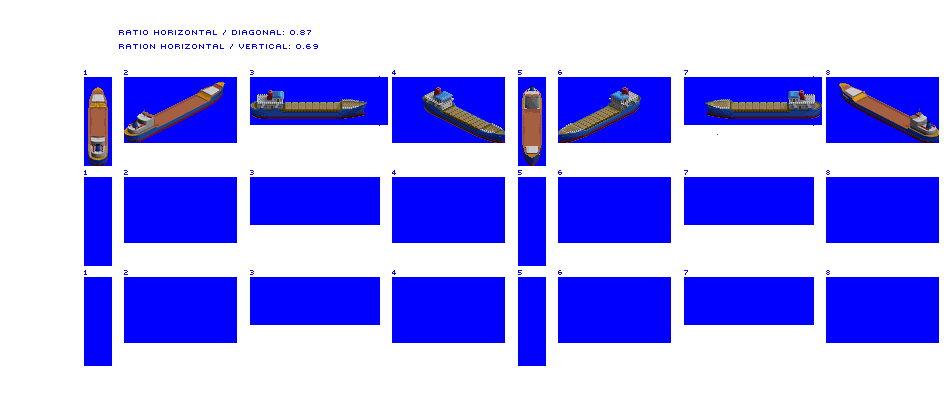
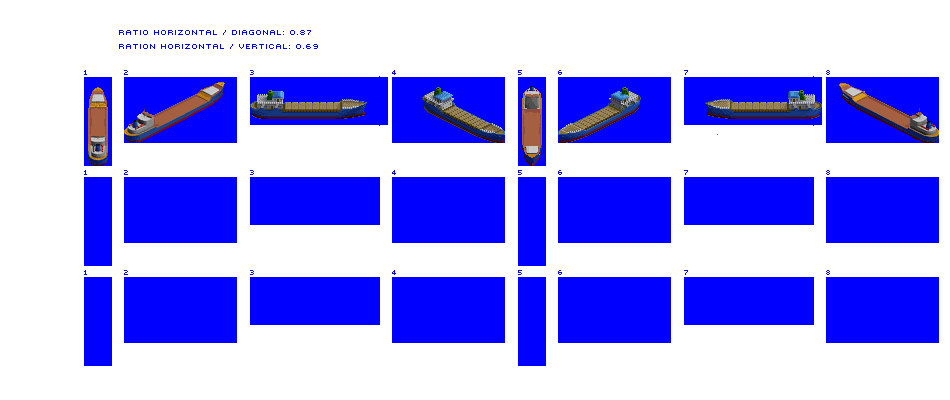
The second 950px x 400px image is a revision of the first. Changes to its layers:
added layer "Layer 2" above "Coaster" over [267, 87, 805, 100]
